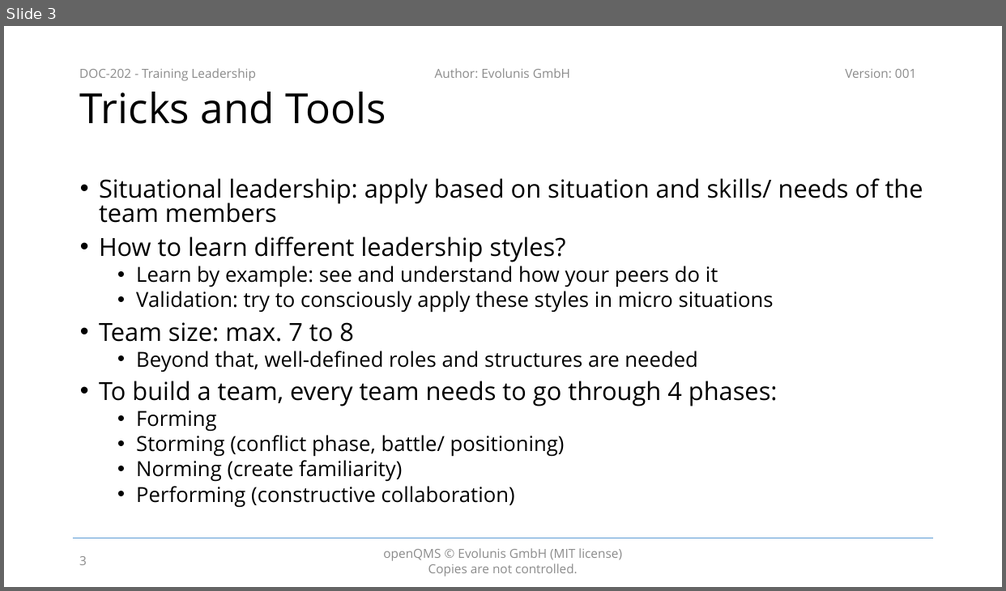
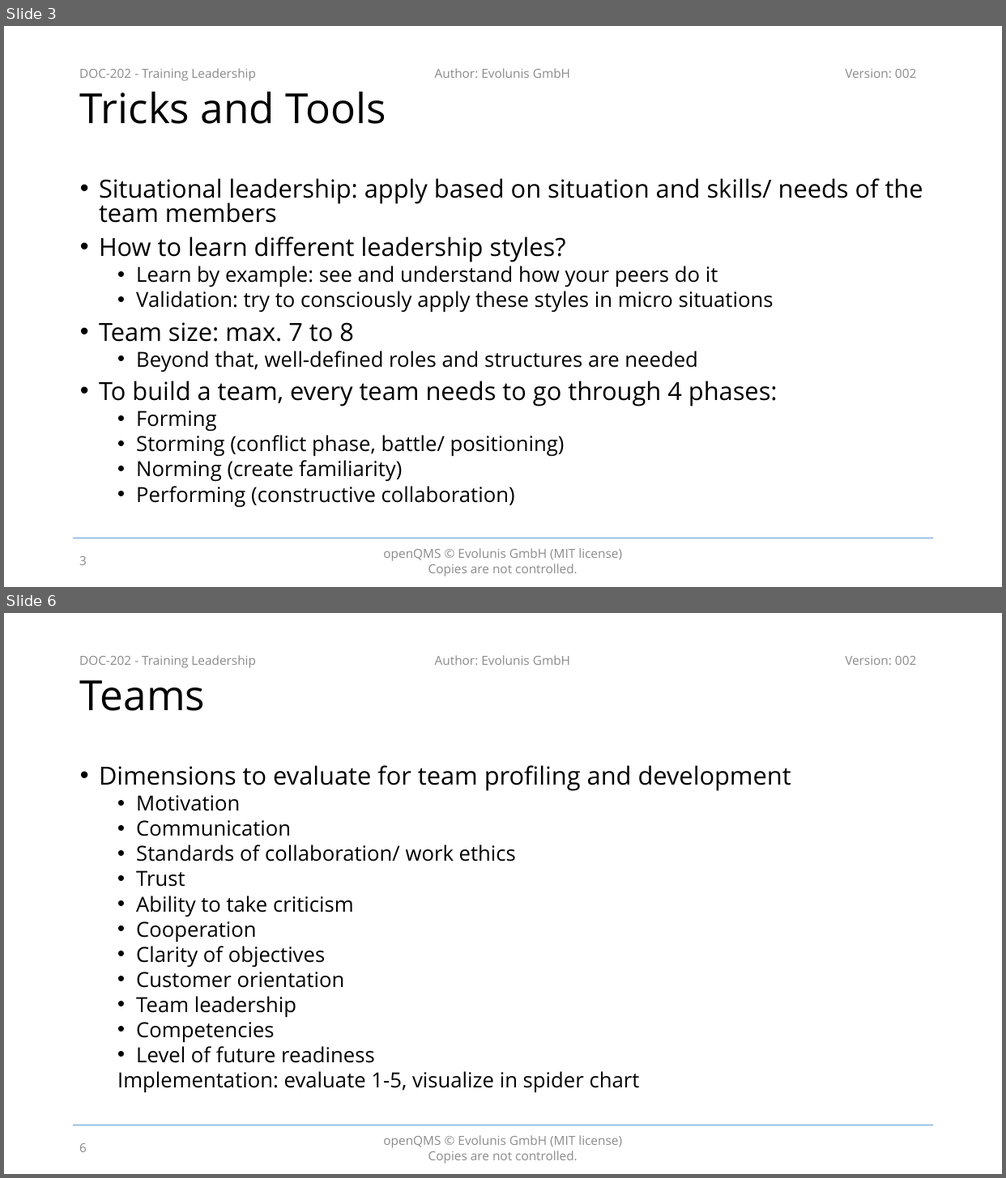
Before and after one commit to evolunis/openQMS, a slide deck: 2. Design and Development/DOC-202 - Training Leadership.pptx. Shown one above the other, each under a label of ours: slide 3 before the commit, slides 3 and 6 after it; the slides between them are not shown. The pictures are 1006x591 and 1006x1178 pixels, drawn with LibreOffice and Linux fonts; fonts in the diff are those of the drawing; background and template pictures are left out. Boxes give left, top, right and bottom in pixels: in the first picture for what was removed or moved away, otherwise in the second. Text is boxed around its words. In the diff, an @@ line names an element or a change of style, - is before the commit and + after.

Commit message:
Update slide deck on leadership Rationale: Add summary of recent workshops and learnings

```diff
--- a/2. Design and Development/DOC-202 - Training Leadership.pptx
+++ b/2. Design and Development/DOC-202 - Training Leadership.pptx
@@ slide 6 added at [4, 613, 1002, 1174], background #FFFFFF; not listed: 5 template elements that a slide beside it also shows @@
@@ title added at [80, 680, 205, 711], 40 pt, text #000000 @@
+Teams
@@ text added at [99, 765, 791, 1093], 20 pt, text #000000 @@
+• Dimensions to evaluate for team profiling and development
+  • Motivation
+  • Communication
+  • Standards of collaboration/ work ethics
+  • Trust
+  • Ability to take criticism
+  • Cooperation
+  • Clarity of objectives
+  • Customer orientation
+  • Team leadership
+  • Competencies
+  • Level of future readiness
+  Implementation: evaluate 1-5, visualize in spider chart
@@ page number added at [79, 1144, 87, 1152], 12 pt, text #8C8C8C @@
+6
@@ slide 3 changed as well @@
@@ text at [845, 69, 916, 78]: text changed @@
-Version: 001
+Version: 002
```
Also in this commit, not shown: 12 other slides changed, 10 other slides added.
